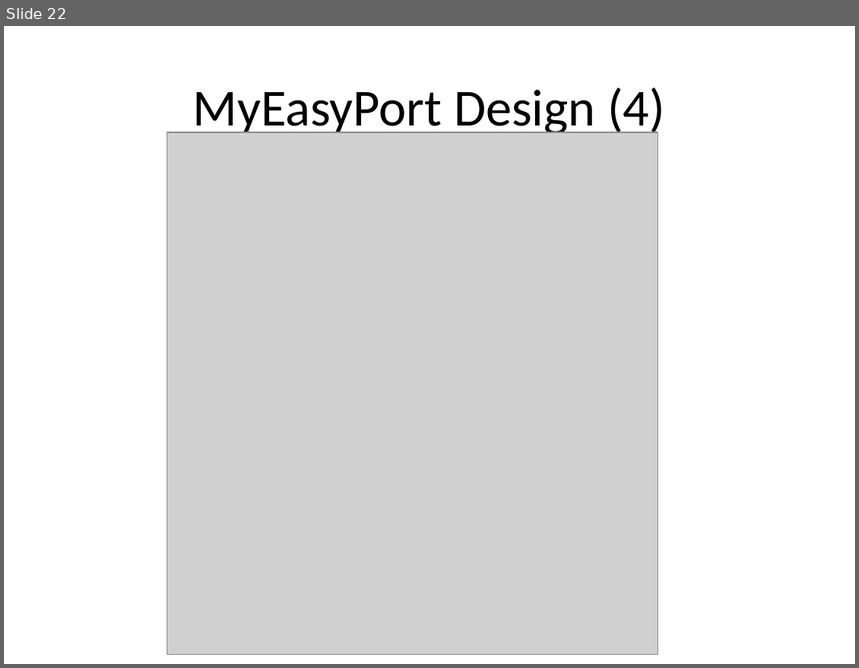
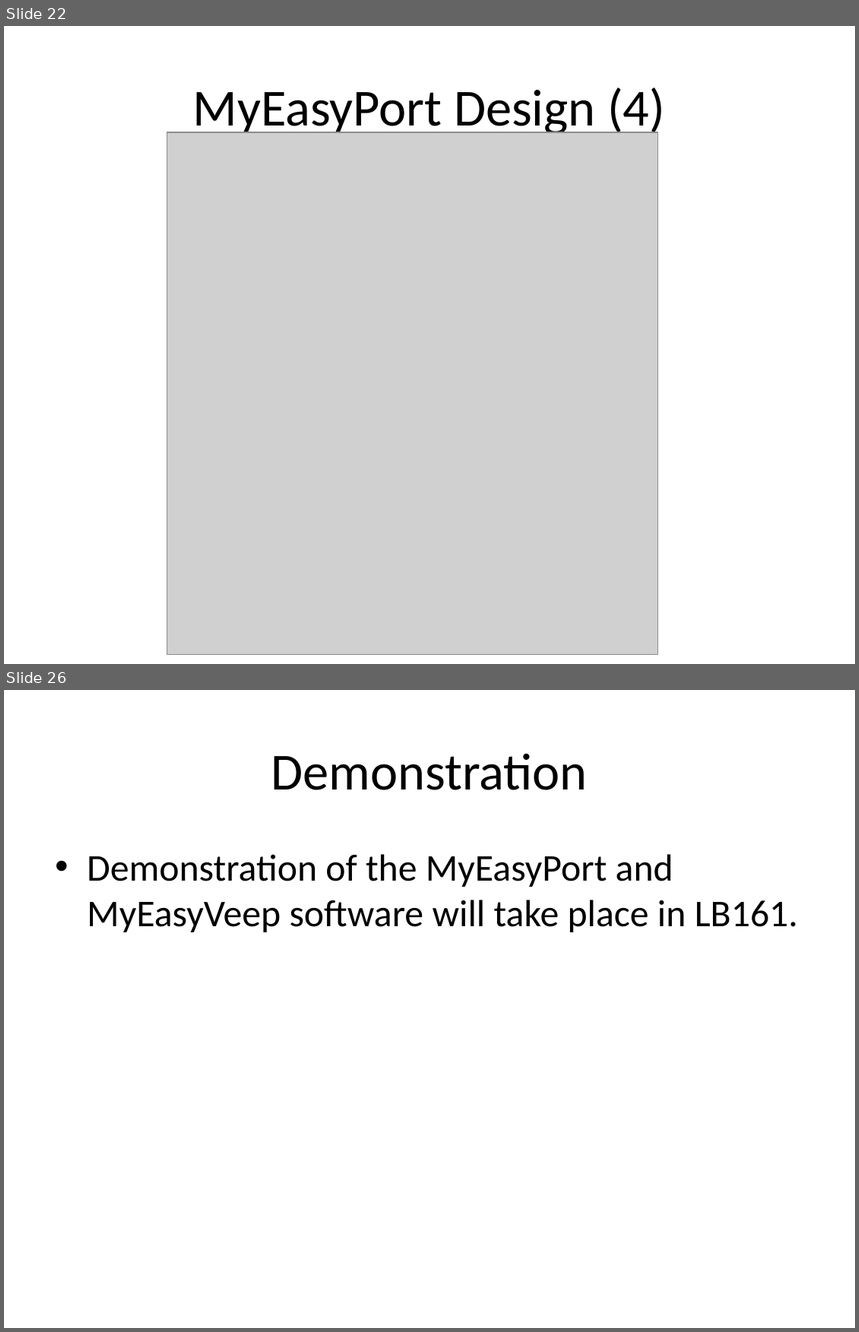
Before and after one commit to benjaminob6/GRP, a slide deck: docs/presentation/Defense.pptx. Shown one above the other, each under a label of ours: slide 22 before the commit, slides 22 and 26 after it; the slides between them are not shown. The pictures are 859x668 and 859x1332 pixels, drawn with LibreOffice and Linux fonts; fonts in the diff are those of the drawing; grey boxes stand for pictures. Boxes give left, top, right and bottom in pixels: in the first picture for what was removed or moved away, otherwise in the second. Text is boxed around its words. In the diff, an @@ line names an element or a change of style, - is before the commit and + after.

```diff
--- a/docs/presentation/Defense.pptx
+++ b/docs/presentation/Defense.pptx
@@ slide 26 added at (4, 690, 855, 1328), background #FFFFFF @@
@@ title added at (271, 753, 587, 790), 44 pt, text #000000 @@
+Demonstration
@@ text added at (87, 854, 798, 932), 32 pt, text #000000 @@
+• Demonstration of the MyEasyPort and MyEasyVeep software will take place in LB161.
```
Also in this commit, not shown: 4 other slides added, 1 other file.
